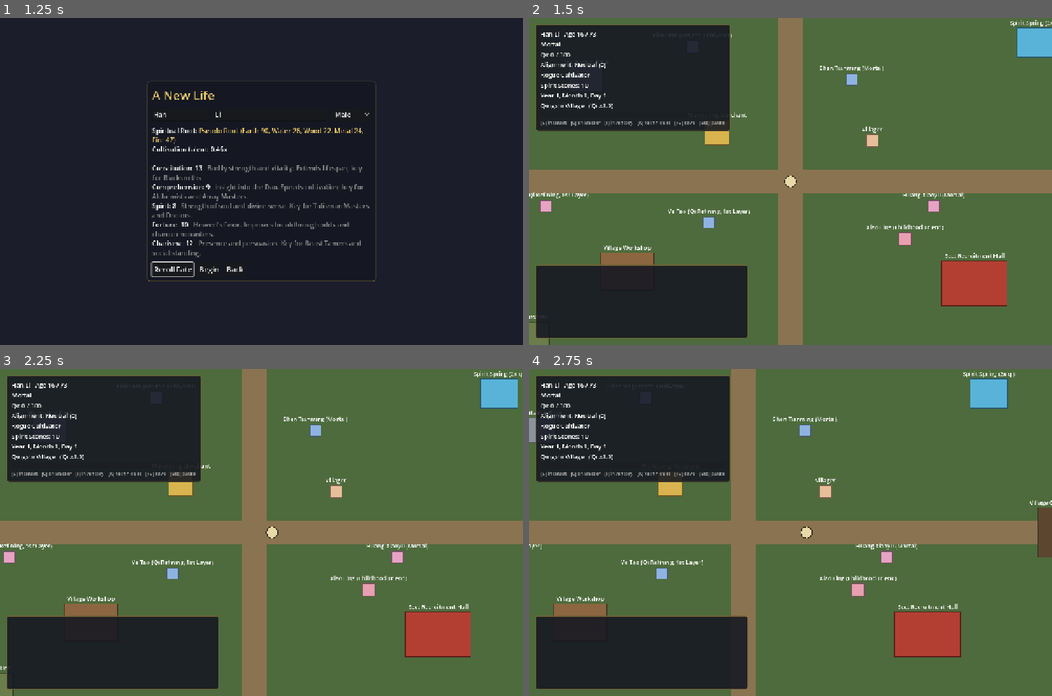
Above: before the commit, frames 1-4 (two rows, left to right).
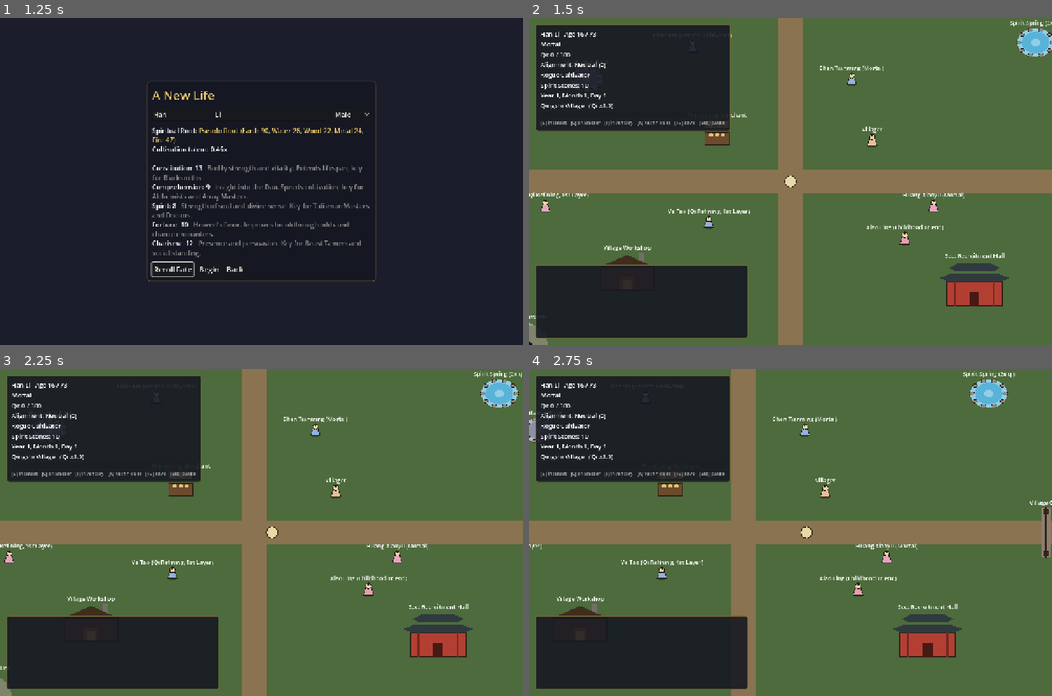
Above: after the commit, the same moments.

Repository: samridghimire/cultivation-game
Game: Godot game, scene res://src/ui/main_menu.tscn
The game is run twice, just before and just after one commit, with the same random seed, the same clock (stepped at 60 frames per second) and the same inputs.
Inputs (mouse positions are in pixels of both pictures, inside the frame that each line leads up to):
- Up to frame 1 (1.25 s): click "New Game" at 0.5 s
- Up to frame 2 (1.5 s): click "Begin" at 1.25 s
- Up to frame 3 (2.25 s): tap Enter at 2 s; move the mouse to (376, 516) at 2.02 s; hold D (move_right) from 2.03 s (still down); hold E (interact) from 2.03 s (still down); click (376, 516) at 2.17 s
- Up to frame 4 (2.75 s): keep holding D (move_right); keep holding E (interact)

Frame 1 is identical in both runs. In frame 2, 2.7% of the frame differs, in the area x 0-100%, y 2-100%; in frame 3, 2.7%; in frame 4, 3.1%, in the area x 0-100%, y 2-89%.

Commit message:
[VIS-003] Place art and a pulsing interaction target
PlaceArt (src/world/place_art.gd) draws each place type distinctly:
stone-ringed qi pools, striped stalls, workshops with a furnace, two-tier
sect halls, gates, herb patches, caves and robed figures for NPCs.
The world sets art_kind from the place type; unknown kinds keep the
plain box. The player's current target gets a pulsing outline.

Co-Authored-By: Claude <noreply@anthropic.com>
Co-Authored-By: Claude Opus 5.5 <noreply@anthropic.com>
Claude-Session: https://claude.ai/code/session_01MGfk4BnEFMozC2cmLVGuDt

Diff:
--- a/src/world/interactables/interactable.gd
+++ b/src/world/interactables/interactable.gd
@@ -15,6 +15,16 @@
 @export var reach := 28.0
 ## Creation Artifact anchor id (data/regions.json "anchor_id"); "" = not an anchor.
 @export var anchor_id := ""
+## PlaceArt look: the regions.json place type or "npc" ("" = plain box).
+var art_kind := ""
+## The player's current interaction target pulses (set by Player).
+var highlighted := false:
+	set(value):
+		highlighted = value
+		set_process(value)
+		queue_redraw()
+
+var _pulse_time := 0.0
 
 
 func _ready() -> void:
@@ -26,7 +36,13 @@
 	body_entered.connect(_on_body_entered)
 	body_exited.connect(_on_body_exited)
 	EventBus.player_changed.connect(_refresh)
+	set_process(highlighted)
 	_refresh()
+
+
+func _process(delta: float) -> void:
+	_pulse_time += delta
+	queue_redraw()
 
 
 func get_options() -> Array[Dictionary]:
@@ -71,8 +87,10 @@
 
 
 func _draw() -> void:
-	draw_rect(Rect2(-size / 2.0, size), color)
-	draw_rect(Rect2(-size / 2.0, size), color.darkened(0.5), false, 2.0)
+	PlaceArt.draw(self, art_kind, size, color)
+	if highlighted:
+		var glow := 0.5 + 0.5 * sin(_pulse_time * 5.0)
+		draw_rect(Rect2(-size / 2.0, size).grow(6.0 + 2.0 * glow), Color(1.0, 0.9, 0.5, 0.45 + 0.4 * glow), false, 2.0)
 	var font := ThemeDB.fallback_font
 	var text_width := font.get_string_size(display_name, HORIZONTAL_ALIGNMENT_LEFT, -1, 14).x
 	draw_string(font, Vector2(-text_width / 2.0, -size.y / 2.0 - 8.0), display_name, HORIZONTAL_ALIGNMENT_LEFT, -1, 14, Color.WHITE)
--- /dev/null
+++ b/src/world/place_art.gd
@@ -0,0 +1,158 @@
+class_name PlaceArt
+extends RefCounted
+## Placeholder art for world places (VIS-003), drawn in the place's _draw():
+## one look per regions.json place type plus "npc". Shapes scale with the
+## place's size and are tinted with its color. Unknown kinds draw a plain box.
+
+## Kinds with their own look; anything else is a plain box.
+const KINDS := ["meditation", "merchant", "workshop", "sect_hall", "travel", "gather", "explore", "deed_giver", "npc"]
+const OUTLINE := Color("2a2018")
+const WOOD := Color("6b4a2e")
+const STONE := Color("8d8a82")
+
+
+static func draw(ci: CanvasItem, kind: String, size: Vector2, color: Color) -> void:
+	var h := size / 2.0
+	match kind:
+		"meditation":
+			_meditation(ci, h, color)
+		"merchant":
+			_merchant(ci, h, color)
+		"workshop":
+			_workshop(ci, h, color)
+		"sect_hall":
+			_sect_hall(ci, h, color)
+		"travel":
+			_gate(ci, h, color)
+		"gather":
+			_herb_patch(ci, h, color)
+		"explore":
+			_cave(ci, h, color)
+		"deed_giver", "npc":
+			_figure(ci, h, color)
+		_:
+			ci.draw_rect(Rect2(-h, size), color)
+			ci.draw_rect(Rect2(-h, size), color.darkened(0.5), false, 2.0)
+
+
+## Ellipse filled (or outlined with width > 0) centered at `center`.
+static func ellipse(ci: CanvasItem, center: Vector2, radii: Vector2, color: Color, width: float = -1.0) -> void:
+	var pts := PackedVector2Array()
+	for i in 32:
+		pts.append(center + Vector2.from_angle(TAU * i / 32.0) * radii)
+	if width > 0.0:
+		pts.append(pts[0])
+		ci.draw_polyline(pts, color, width)
+	else:
+		ci.draw_colored_polygon(pts, color)
+
+
+## A pool of qi (the place color) ringed by flat stones.
+static func _meditation(ci: CanvasItem, h: Vector2, c: Color) -> void:
+	ellipse(ci, Vector2.ZERO, h, c.lightened(0.35))
+	ellipse(ci, Vector2.ZERO, h * 0.75, c)
+	for i in 10:
+		var p := Vector2.from_angle(TAU * i / 10.0) * h * 0.92
+		ellipse(ci, p, Vector2(6, 4), STONE)
+		ellipse(ci, p, Vector2(6, 4), OUTLINE, 1.0)
+	ellipse(ci, Vector2.ZERO, h * 0.25, Color(1, 1, 1, 0.35))
+
+
+## A wooden counter with a striped awning in the place color.
+static func _merchant(ci: CanvasItem, h: Vector2, c: Color) -> void:
+	var counter := Rect2(Vector2(-h.x, 0), Vector2(h.x * 2.0, h.y))
+	ci.draw_rect(counter, WOOD)
+	ci.draw_rect(counter, OUTLINE, false, 2.0)
+	ci.draw_line(Vector2(-h.x + 3, -h.y), Vector2(-h.x + 3, 0), WOOD.darkened(0.3), 3.0)
+	ci.draw_line(Vector2(h.x - 3, -h.y), Vector2(h.x - 3, 0), WOOD.darkened(0.3), 3.0)
+	var stripes := 6
+	var w := h.x * 2.0 / stripes
+	for i in stripes:
+		var col := c if i % 2 == 0 else c.lightened(0.6)
+		ci.draw_colored_polygon(PackedVector2Array([
+			Vector2(-h.x + i * w, -h.y), Vector2(-h.x + (i + 1) * w, -h.y),
+			Vector2(-h.x + (i + 1) * w, -h.y * 0.4), Vector2(-h.x + i * w, -h.y * 0.4)]), col)
+	ci.draw_rect(Rect2(Vector2(-h.x, -h.y), Vector2(h.x * 2.0, h.y * 0.6)), OUTLINE, false, 1.5)
+	# Goods on the counter.
+	for i in 3:
+		ellipse(ci, Vector2(-h.x * 0.5 + i * h.x * 0.5, h.y * 0.2), Vector2(5, 4), c.lightened(0.2))
+
+
+## A house with a dark roof, a chimney and a glowing furnace door.
+static func _workshop(ci: CanvasItem, h: Vector2, c: Color) -> void:
+	var wall := Rect2(Vector2(-h.x, -h.y * 0.2), Vector2(h.x * 2.0, h.y * 1.2))
+	ci.draw_rect(wall, c)
+	ci.draw_rect(wall, OUTLINE, false, 2.0)
+	ci.draw_rect(Rect2(Vector2(h.x * 0.45, -h.y), Vector2(h.x * 0.2, h.y * 0.6)), STONE.darkened(0.2))
+	var roof := PackedVector2Array([Vector2(-h.x - 6, -h.y * 0.2), Vector2(0, -h.y * 0.9), Vector2(h.x + 6, -h.y * 0.2)])
+	ci.draw_colored_polygon(roof, c.darkened(0.55))
+	ci.draw_rect(Rect2(Vector2(-h.x * 0.25, h.y * 0.3), Vector2(h.x * 0.5, h.y * 0.7)), Color("e8762c"))
+	ci.draw_rect(Rect2(Vector2(-h.x * 0.15, h.y * 0.5), Vector2(h.x * 0.3, h.y * 0.5)), Color("ffd36b"))
+
+
+## A hall with a two-tier roof with upturned eaves and a central door.
+static func _sect_hall(ci: CanvasItem, h: Vector2, c: Color) -> void:
+	var wall := Rect2(Vector2(-h.x * 0.85, -h.y * 0.1), Vector2(h.x * 1.7, h.y * 1.1))
+	ci.draw_rect(wall, c)
+	ci.draw_rect(wall, OUTLINE, false, 2.0)
+	var roof_color := Color("2f3a3f")
+	for tier in 2:
+		var y := -h.y * (0.1 + 0.45 * tier)
+		var wx := h.x * (1.0 - 0.3 * tier)
+		ci.draw_colored_polygon(PackedVector2Array([
+			Vector2(-wx - 8, y - 8), Vector2(-wx * 0.7, y - h.y * 0.35), Vector2(wx * 0.7, y - h.y * 0.35),
+			Vector2(wx + 8, y - 8), Vector2(wx * 0.8, y), Vector2(-wx * 0.8, y)]), roof_color)
+	ci.draw_rect(Rect2(Vector2(-h.x * 0.15, h.y * 0.35), Vector2(h.x * 0.3, h.y * 0.65)), c.darkened(0.6))
+	for x in [-0.6, 0.6]:
+		ci.draw_line(Vector2(h.x * x, -h.y * 0.1), Vector2(h.x * x, h.y), c.darkened(0.35), 4.0)
+
+
+## A paifang gate: two pillars and a crossbeam, oriented along the long side.
+static func _gate(ci: CanvasItem, h: Vector2, c: Color) -> void:
+	var vertical := h.y > h.x
+	var a := Vector2(0, -h.y) if vertical else Vector2(-h.x, 0)
+	var b := -a
+	var pillar := Vector2(maxf(h.x, h.y) * 0.18, maxf(h.x, h.y) * 0.18)
+	ci.draw_line(a, b, c.lightened(0.3), minf(h.x, h.y) * 1.2)
+	for p in [a * 0.85, b * 0.85]:
+		ci.draw_rect(Rect2(p - pillar / 2.0, pillar), c.darkened(0.3))
+		ci.draw_rect(Rect2(p - pillar / 2.0, pillar), OUTLINE, false, 1.5)
+	ci.draw_line(a * 1.05, b * 1.05, c.darkened(0.5), 5.0)
+
+
+## Tilled soil with sprouting herbs in the place color.
+static func _herb_patch(ci: CanvasItem, h: Vector2, c: Color) -> void:
+	ellipse(ci, Vector2.ZERO, h, Color("5a4330"))
+	ellipse(ci, Vector2.ZERO, h, OUTLINE, 1.5)
+	for row in 2:
+		for col in 4:
+			var p := Vector2(-h.x * 0.6 + col * h.x * 0.4, -h.y * 0.25 + row * h.y * 0.5)
+			ci.draw_line(p + Vector2(0, 5), p + Vector2(-4, -3), c, 2.0)
+			ci.draw_line(p + Vector2(0, 5), p + Vector2(4, -3), c, 2.0)
+			ci.draw_circle(p + Vector2(0, -4), 2.5, c.lightened(0.3))
+
+
+## A rock mound (tinted with the place color) with a dark cave mouth.
+static func _cave(ci: CanvasItem, h: Vector2, c: Color) -> void:
+	var rock := STONE.lerp(c, 0.4)
+	ci.draw_colored_polygon(PackedVector2Array([
+		Vector2(-h.x, h.y), Vector2(-h.x * 0.8, -h.y * 0.3), Vector2(-h.x * 0.3, -h.y),
+		Vector2(h.x * 0.35, -h.y * 0.85), Vector2(h.x * 0.85, -h.y * 0.2), Vector2(h.x, h.y)]), rock)
+	ci.draw_line(Vector2(-h.x * 0.3, -h.y), Vector2(h.x * 0.35, -h.y * 0.85), rock.lightened(0.3), 3.0)
+	var mouth := PackedVector2Array()
+	for i in 17:
+		mouth.append(Vector2.from_angle(PI + PI * i / 16.0) * Vector2(h.x * 0.4, h.y * 0.75) + Vector2(0, h.y))
+	ci.draw_colored_polygon(mouth, Color("140f0c"))
+
+
+## A small robed figure: robe in the NPC color, head and hair.
+static func _figure(ci: CanvasItem, h: Vector2, c: Color) -> void:
+	ellipse(ci, Vector2(0, h.y * 0.9), Vector2(h.x * 0.8, h.y * 0.25), Color(0, 0, 0, 0.3))
+	var robe := PackedVector2Array([Vector2(-h.x * 0.45, -h.y * 0.3), Vector2(h.x * 0.45, -h.y * 0.3), Vector2(h.x * 0.8, h.y * 0.9), Vector2(-h.x * 0.8, h.y * 0.9)])
+	ci.draw_colored_polygon(robe, c)
+	robe.append(robe[0])
+	ci.draw_polyline(robe, OUTLINE, 1.5)
+	var head := Vector2(0, -h.y * 0.6)
+	ci.draw_circle(head, h.x * 0.45, Color("e8d9a8"))
+	ci.draw_arc(head, h.x * 0.45, 0, TAU, 20, OUTLINE, 1.5)
+	ci.draw_circle(head + Vector2(0, -h.y * 0.35), h.x * 0.22, Color("2a2018"))
--- a/src/world/player.gd
+++ b/src/world/player.gd
@@ -46,7 +46,11 @@
 			best = i
 			best_dist = d
 	if best != _target:
+		if is_instance_valid(_target):
+			_target.highlighted = false
 		_target = best
+		if best:
+			best.highlighted = true
 		EventBus.interaction_target_changed.emit(best.display_name if best else "")
 
 
--- a/src/world/world.gd
+++ b/src/world/world.gd
@@ -74,6 +74,7 @@
 	for place: Dictionary in _region.get("places", []):
 		var node: Interactable = PLACE_SCRIPTS[place["type"]].new()
 		node.position = _vec(place.get("pos", [0, 0]))
+		node.art_kind = place["type"]
 		for key in place:
 			if LAYOUT_KEYS.has(key):
 				continue
@@ -89,6 +90,7 @@
 			continue  # Generated NPCs are placed by _build_generated_npcs().
 		var def: Dictionary = GameState.data.npcs[c.id]
 		var node: Interactable = NPC_SCRIPT.new()
+		node.art_kind = "npc"
 		node.npc_id = c.id
 		node.display_name = "%s (%s)" % [c.name, def["title"]] if def.has("title") else c.name
 		node.position = _vec(def.get("pos", [0, 0]))
@@ -108,6 +110,7 @@
 	for i in people.size():
 		var c := people[i]
 		var node: Interactable = NPC_SCRIPT.new()
+		node.art_kind = "npc"
 		node.npc_id = c.id
 		node.display_name = "%s (%s)" % [c.name, Npcs.world_title(c, GameState.player, data)]
 		node.position = spots[i]
--- /dev/null
+++ b/tests/unit/test_place_art.gd
@@ -0,0 +1,25 @@
+extends TestCase
+## VIS-003: every place type has placeholder art and interaction targets pulse.
+
+
+func _root() -> Node:
+	return (Engine.get_main_loop() as SceneTree).root
+
+
+## Place types that existed at VIS-003. Newer types fall back to a plain box
+## until they get art (VIS-004), so this list is deliberately not data-driven.
+func test_core_place_types_have_art() -> void:
+	for kind in ["meditation", "merchant", "sect_hall", "workshop", "deed_giver", "explore", "travel", "gather", "npc"]:
+		assert_true(PlaceArt.KINDS.has(kind), "no art for '%s'" % kind)
+
+
+func test_highlight_pulses_only_while_targeted() -> void:
+	var node := Interactable.new()
+	node.art_kind = "meditation"
+	_root().add_child(node)
+	assert_false(node.is_processing(), "idle places do not redraw every frame")
+	node.highlighted = true
+	assert_true(node.is_processing())
+	node.highlighted = false
+	assert_false(node.is_processing())
+	node.free()
Not shown, added: src/world/place_art.gd.uid
Not shown, added: tests/unit/test_place_art.gd.uid
Not shown, changed: docs/BACKLOG.md
Not shown, changed: docs/CHANGELOG.md
